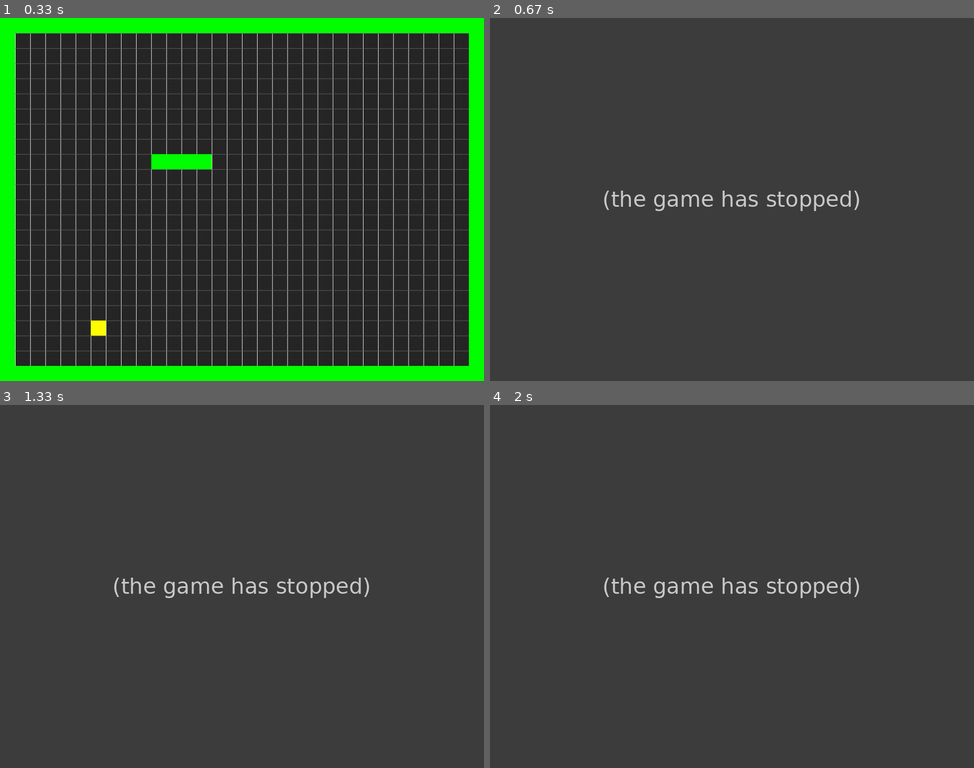
Above: before the commit, frames 1-4 (two rows, left to right).
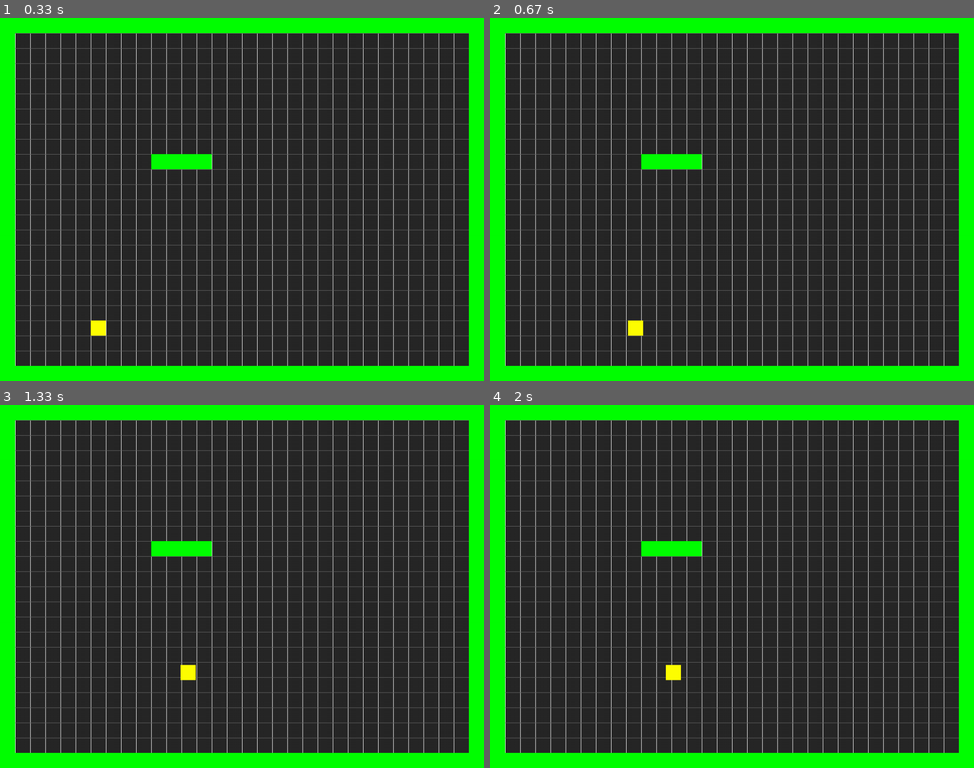
Above: after the commit, the same moments.

Repository: Fa-zz/pygame-tileset-demo
Game: pygame game, started from main.py
Two runs of this game, one before a commit and one after it. Both use one fixed random seed, a clock stepped at 60 frames per second and the inputs below.
Inputs:
- Up to frame 1 (0.33 s): no input
- Up to frame 2 (0.67 s): hold Right from 0.33 s (still down)
- Up to frame 3 (1.33 s): release Right at 0.8 s; hold Up 0.83-1.13 s; hold Right from 1.17 s (still down)
- Up to frame 4 (2 s): release Right at 1.63 s; hold Left from 1.67 s (still down)

Frame 1 is identical in both runs. In frame 2, 21% of the frame differs, in the area x 0-100%, y 0-100%; in frame 3, 21%; in frame 4, 21%.
Error before the commit: NameError: name 'PLAYER_SPEED' is not defined (sprites.py line 25); the game stopped at 0.33 s (later frames are placeholders)

Commit message:
Update settings.py
Added speed

Diff:
--- a/settings.py
+++ b/settings.py
@@ -14,6 +14,9 @@
 TITLE = ""
 BGCOLOR = DARKGREY
 
-TILESIZE = 32
+TILESIZE = 32 # 33 across, 24 bottom
 GRIDWIDTH = WIDTH / TILESIZE
 GRIDHEIGHT = HEIGHT / TILESIZE
+
+# Player settings
+PLAYER_SPEED = 300
